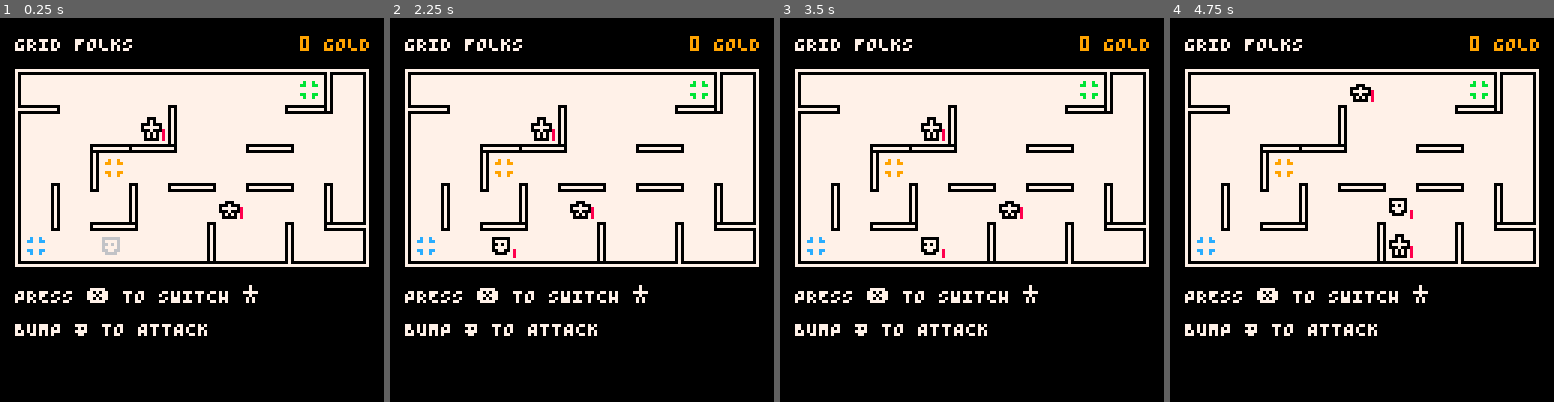
Above: before the commit, frames 1-4 (left to right).
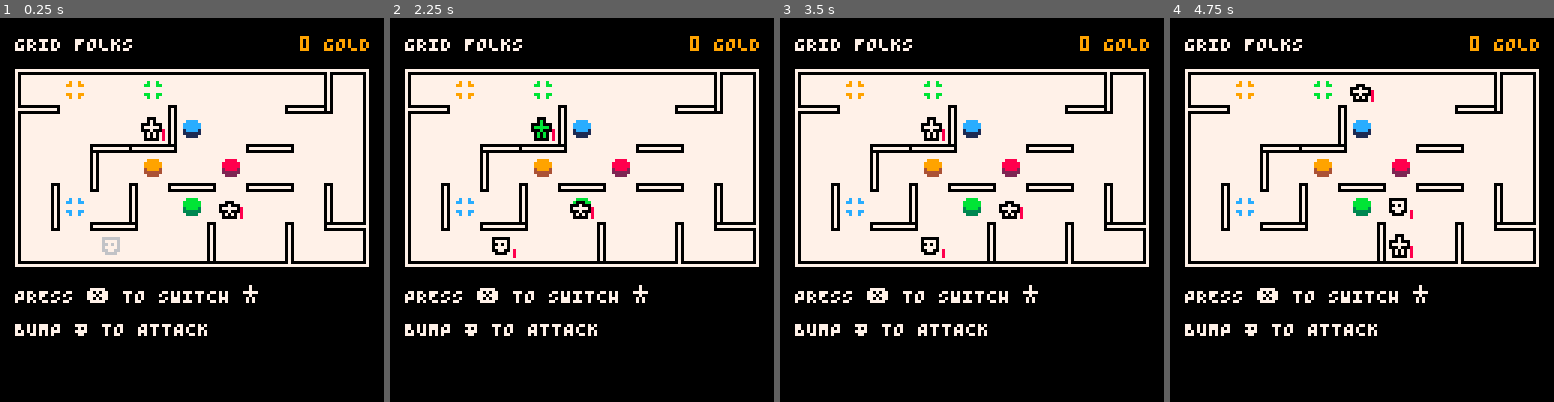
Above: after the commit, the same moments.

Repository: taylordolan/grid-folks
Game: PICO-8 cartridge grid_folks.p8
Two runs of this game, one before a commit and one after it. Both use one fixed random seed, a clock stepped at 60 frames per second and the inputs below.
Inputs:
- Up to frame 1 (0.25 s): no input
- Up to frame 2 (2.25 s): tap X (X key) at 1.07, 2.07 s; hold Left from 1.97 s (still down)
- Up to frame 3 (3.5 s): release Left at 2.37 s; tap X (X key) every 0.33 s from 2.4 to 3.4 s; hold Down 2.42-2.82 s; hold Right from 2.87 s (still down)
- Up to frame 4 (4.75 s): release Right at 3.53 s; hold Up 3.58-4.08 s; tap X (X key) every 0.33 s from 3.73 to 4.73 s; hold Right 4.13-4.53 s; hold Down from 4.58 s (still down)

The runs differ from the first frame. In frame 1, 1.2% of the frame differs, in the area x 7-83%, y 16-62%; in frame 2, 1.1%; in frame 3, 1.2%; in frame 4, 1.2%.

Commit message:
balance tweaks

Diff:
--- a/grid_folks.p8
+++ b/grid_folks.p8
@@ -79,40 +79,40 @@
     generate_walls()
   end
 
-  -- local dash_tile = {
-  --   x = null,
-  --   y = null,
-  --   type = "effect",
-  --   name = "dash",
-  --   sprite = sprites.effect_dash,
-  --   hero_sprite = sprites.hero_dash
-  -- }
-  -- local shoot_tile = {
-  --   x = null,
-  --   y = null,
-  --   type = "effect",
-  --   name = "shoot",
-  --   sprite = sprites.effect_shoot,
-  --   hero_sprite = sprites.hero_shoot
-  -- }
-  -- local health_tile = {
-  --   x = null,
-  --   y = null,
-  --   type = "effect",
-  --   name = "health",
-  --   sprite = sprites.effect_health,
-  -- }
-  -- local score_tile = {
-  --   x = null,
-  --   y = null,
-  --   type = "effect",
-  --   name = "score",
-  --   sprite = sprites.effect_score,
-  -- }
-  -- set_tile(dash_tile, {3,3})
-  -- set_tile(shoot_tile, {6,6})
-  -- set_tile(health_tile, {3,6})
-  -- set_tile(score_tile, {6,3})
+  local dash_tile = {
+    x = null,
+    y = null,
+    type = "effect",
+    name = "dash",
+    sprite = sprites.effect_dash,
+    hero_sprite = sprites.hero_dash
+  }
+  local shoot_tile = {
+    x = null,
+    y = null,
+    type = "effect",
+    name = "shoot",
+    sprite = sprites.effect_shoot,
+    hero_sprite = sprites.hero_shoot
+  }
+  local health_tile = {
+    x = null,
+    y = null,
+    type = "effect",
+    name = "health",
+    sprite = sprites.effect_health,
+  }
+  local score_tile = {
+    x = null,
+    y = null,
+    type = "effect",
+    name = "score",
+    sprite = sprites.effect_score,
+  }
+  set_tile(dash_tile, {5,2})
+  set_tile(shoot_tile, {5,4})
+  set_tile(health_tile, {6,3})
+  set_tile(score_tile, {4,3})
 
   generate_potential_tiles()
 
@@ -235,7 +235,7 @@
   end
 
   function draw_score()
-    local text = score.." gold"
+    local text = score.. " gold"
     print(smallcaps(text), 128 - padding_left + ceil(margin / 2) - (#text * 4) + 1, 06, 09)
     print(smallcaps("grid folks"), padding_left - ceil(margin / 2), 06, 07)
   end
@@ -414,7 +414,7 @@
   if game_over then
 		local msg = "dead"
 		local msg_x = 64 - (#msg * 4) / 2
-		print(msg, msg_x, 61, 8)
+		print(msg, msg_x, 47, 8)
 	end
 end
 
@@ -489,9 +489,9 @@
 
   -- trigger enemy effects if an enemy was deployed
   -- todo: this should probably be like a special version of set_tile() in `enemy`
-  if (thing.type == "enemy") then
-    trigger_enemy_effects(dest)
-  end
+  -- if (thing.type == "enemy") then
+  --   trigger_enemy_effects(dest)
+  -- end
 end
 
 -- deploys a thing to a random tile
@@ -535,7 +535,7 @@
   end
 
   function score_effect()
-    score = score + 1
+    score += 1
   end
 
   local effect = find_type_in_tile("effect", enemy_tile)
@@ -618,6 +618,8 @@
 
     -- update hero
 		update = function(self)
+
+      if game_over then return end
 
       -- find the other hero
       local companion
@@ -797,7 +799,7 @@
             new_enemy.stunned = true
           end
         end
-        if turns > 0 and turns % 12 == 0 then
+        if turns > 0 and turns % 10 == 0 then
           local new_pre_enemy = create_pre_enemy()
           deploy(new_pre_enemy, {"hero", "enemy", "pre-enemy"})
         end
